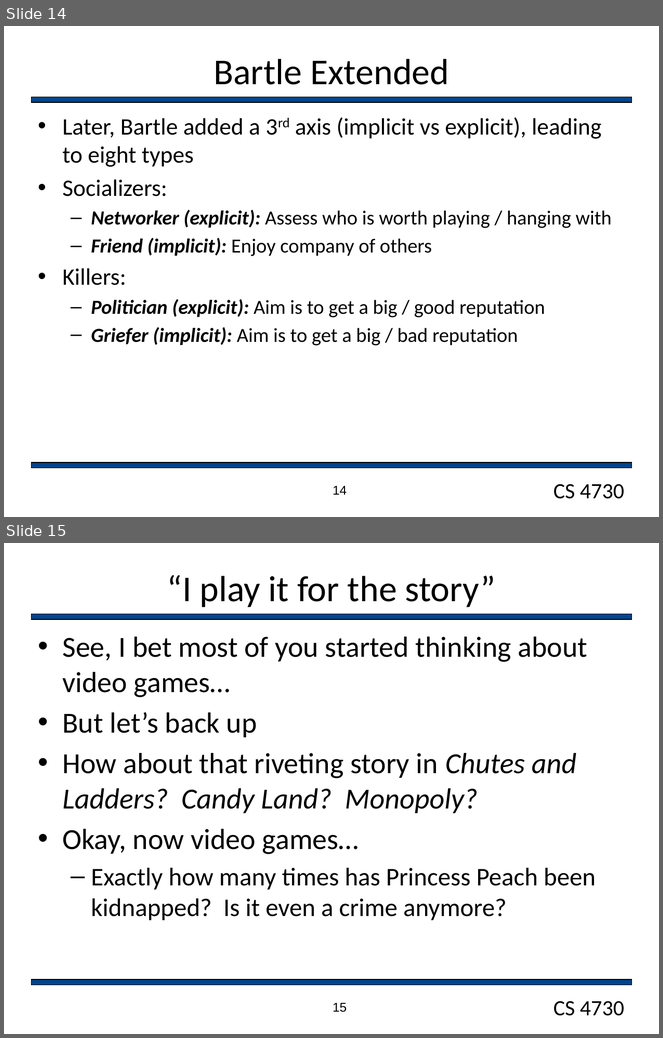
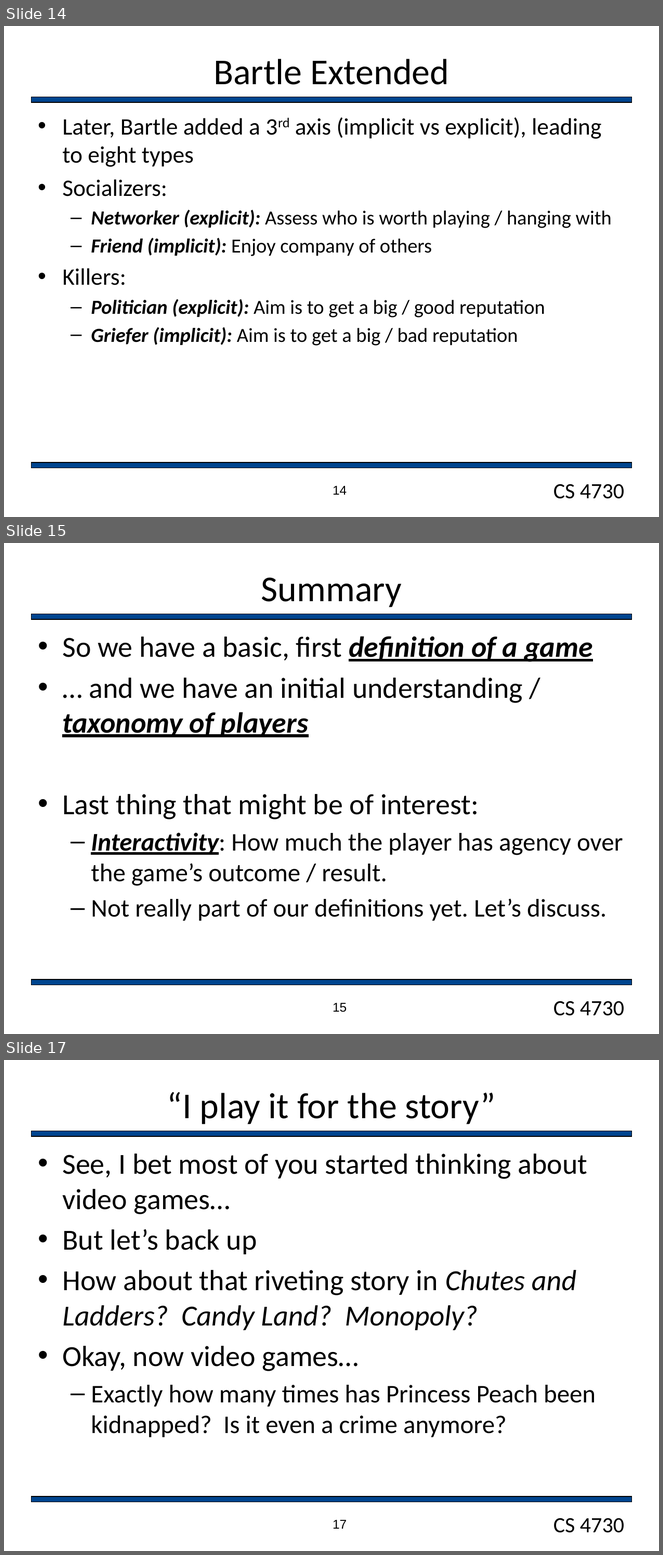
Before and after one commit to markfloryan/gamedesign, a slide deck: slides/WhatIsAGame.pptx. Shown one above the other, each under a label of ours: slides 14 and 15 before the commit, slides 14, 15 and 17 after it; the slides between them are not shown. The pictures are 663x1038 and 663x1555 pixels, drawn with LibreOffice and Linux fonts; fonts in the diff are those of the drawing; background and template pictures are left out. Boxes give left, top, right and bottom in pixels: in the first picture for what was removed or moved away, otherwise in the second. Text is boxed around its words. In the diff, an @@ line names an element or a change of style, - is before the commit and + after.

```diff
--- a/slides/WhatIsAGame.pptx
+++ b/slides/WhatIsAGame.pptx
@@ slide 15 added at (4,543,659,1034), background #FFFFFF; not listed: 3 template elements that a slide beside it also shows @@
@@ title added at (261,577,402,607), 40 pt, text #000000 @@
+Summary
@@ text added at (62,636,623,921), 32 pt, text #000000 @@
+• So we have a basic, first definition of a game
+• … and we have an initial understanding / taxonomy of players
+• Last thing that might be of interest:
+  – Interactivity: How much the player has agency over the game’s outcome / result.
+  – Not really part of our definitions yet. Let’s discuss.
@@ page number added at (333,1003,347,1013), 14 pt, text #000000 @@
+15
@@ what was slide 15 is now slide 17 @@
@@ page number at (333,1520,347,1529): text changed @@
-15
+17
```
Also in this commit, not shown: 1 slide changed, 1 other slide added, 18 other files.
